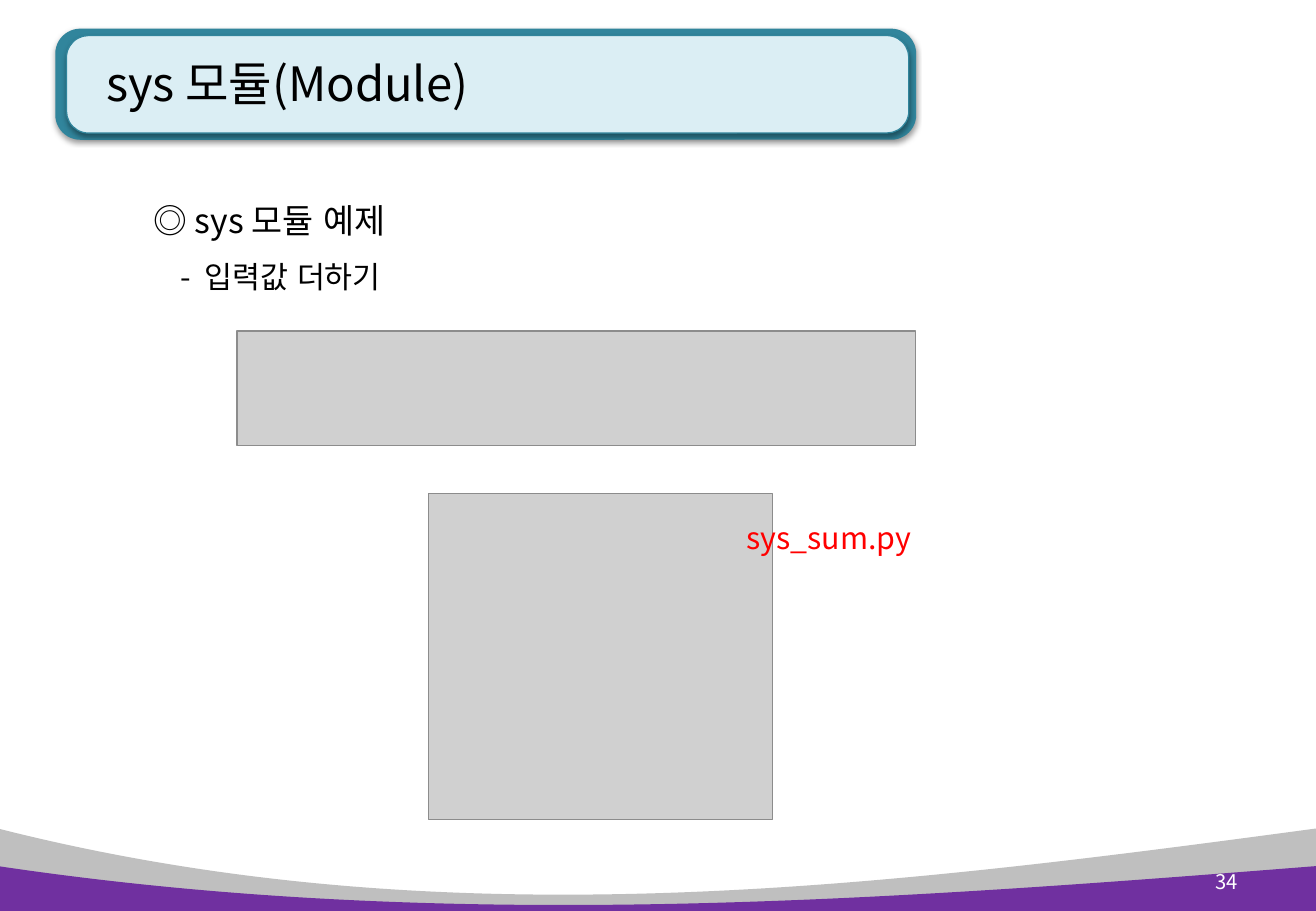
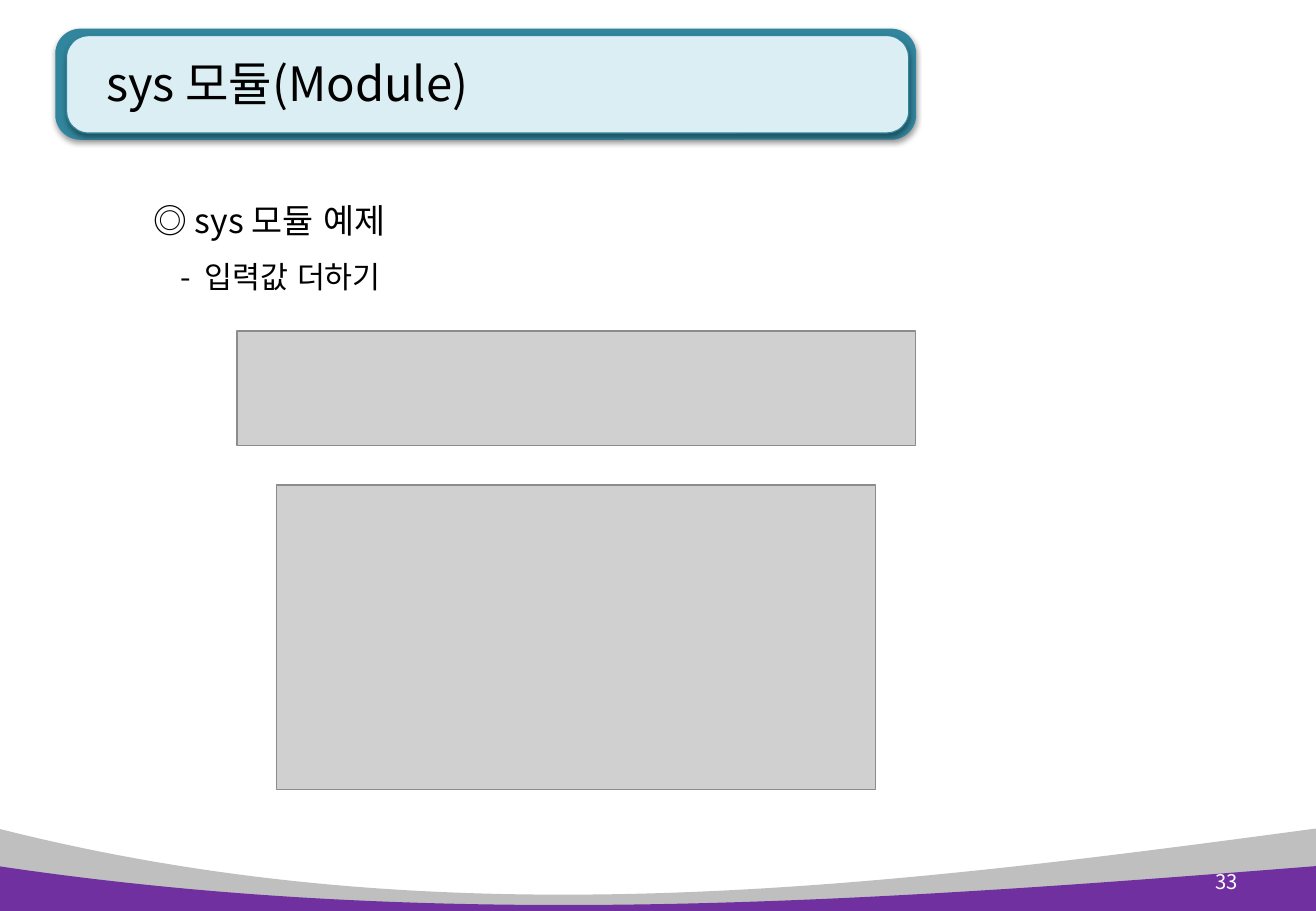
Before and after one commit to AhNyx/js_works, a slide deck: slide 33 of pyworks/python_ppt/Python 6장. 모듈 .pptx (slide 34 before the commit). Drawn at 1316x911 pixels with LibreOffice and Linux fonts; fonts in the diff are those of the drawing; grey boxes stand for pictures. Boxes give left, top, right and bottom in pixels: in the first picture for what was removed or moved away, otherwise in the second. Text is boxed around its words. In the diff, an @@ line names an element or a change of style, - is before the commit and + after.

```diff
--- a/pyworks/python_ppt/Python 6장. 모듈 .pptx
+++ b/pyworks/python_ppt/Python 6장. 모듈 .pptx
@@ picture resized from (x1=429, y1=493, x2=773, y2=819) to (x1=277, y1=485, x2=876, y2=790) @@
@@ text removed at (x1=747, y1=518, x2=912, y2=557) @@
-sys_sum.py
@@ page number at (x1=1216, y1=868, x2=1238, y2=890): text changed @@
-34
+33
```
Also in this commit, not shown: 4 other slides changed, 31 other files.
